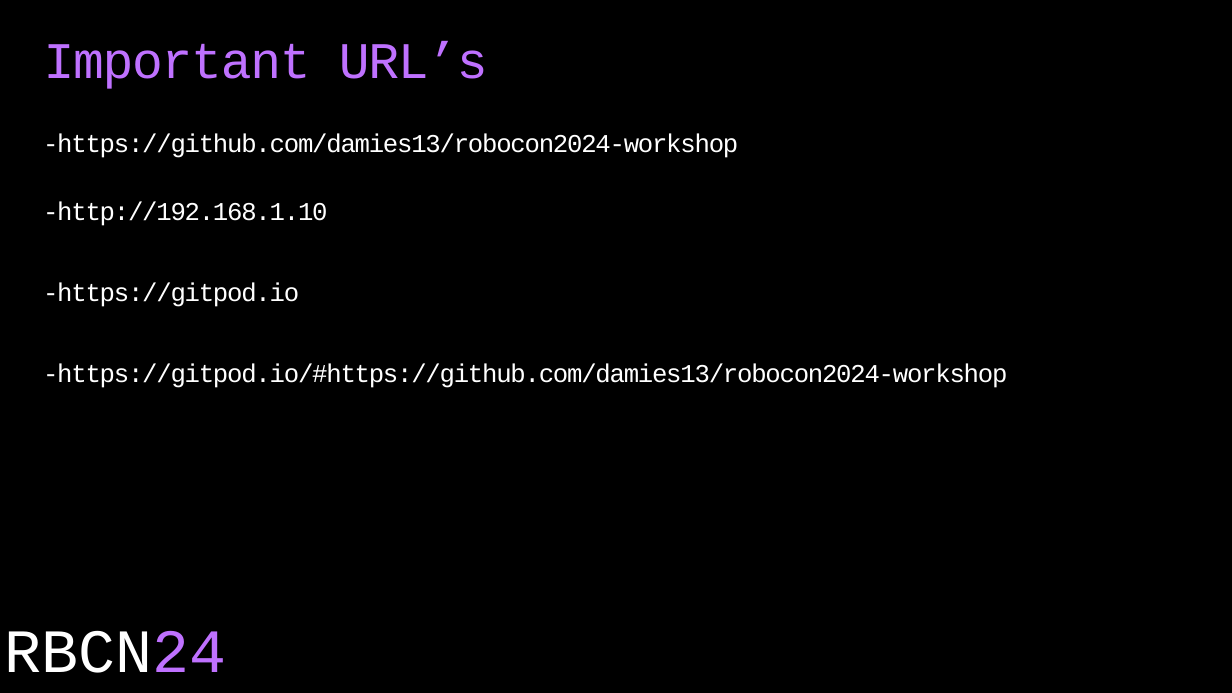
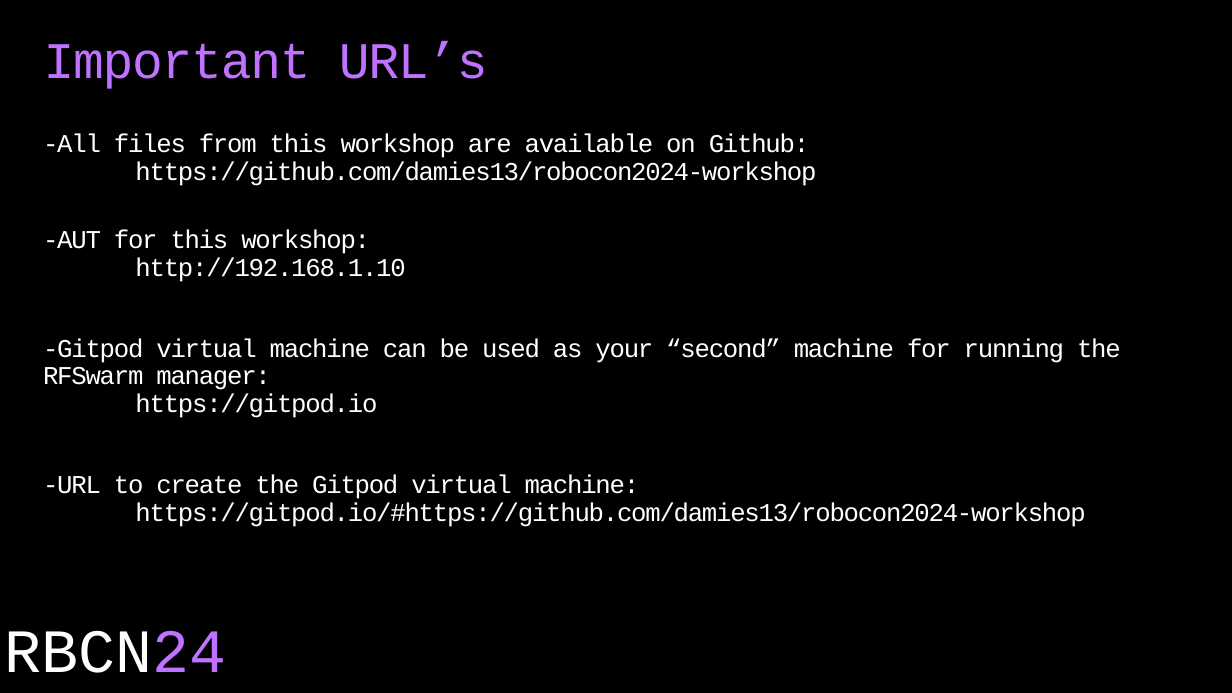
Before and after one commit to damies13/robocon2024-workshop, a slide deck: slide 4 of Workshop.odp. Drawn at 1232x693 pixels with LibreOffice and Linux fonts; fonts in the diff are those of the drawing. Boxes give left, top, right and bottom in pixels: in the first picture for what was removed or moved away, otherwise in the second. Text is boxed around its words. In the diff, an @@ line names an element or a change of style, - is before the commit and + after.

```diff
--- a/Workshop.odp
+++ b/Workshop.odp
@@ text at (43,133,1121,527): text changed @@
--https://github.com/damies13/robocon2024-workshop
--http://192.168.1.10
--https://gitpod.io
--https://gitpod.io/#https://github.com/damies13/robocon2024-workshop
+-All files from this workshop are available on Github:
+https://github.com/damies13/robocon2024-workshop
+-AUT for this workshop:
+http://192.168.1.10
+-Gitpod virtual machine can be used as your “second” machine for running the RFSwarm manager:
+https://gitpod.io
+-URL to create the Gitpod virtual machine:
+https://gitpod.io/#https://github.com/damies13/robocon2024-workshop
```
Also in this commit, not shown: 2 other slides changed, 12 slides added, 1 slide removed.
